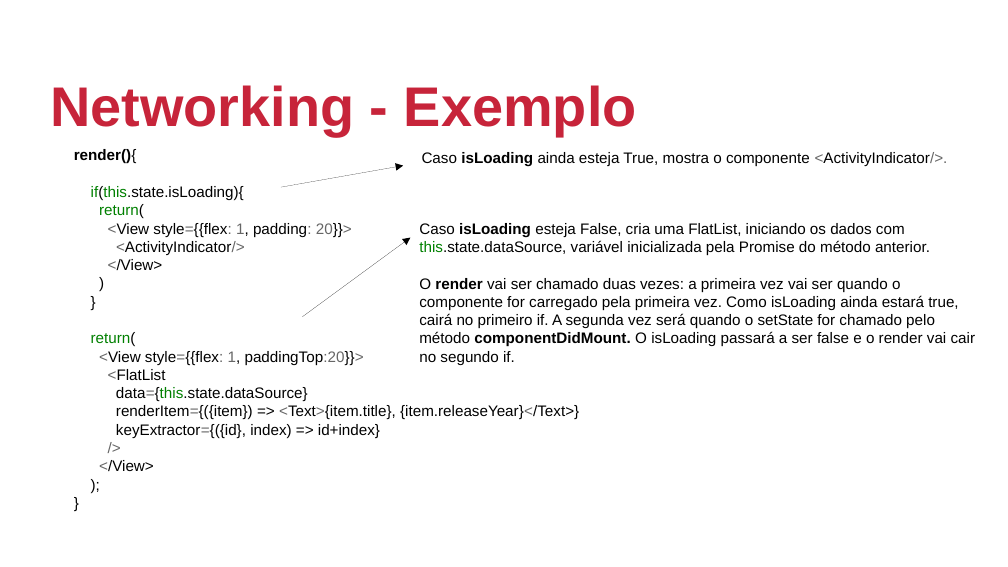
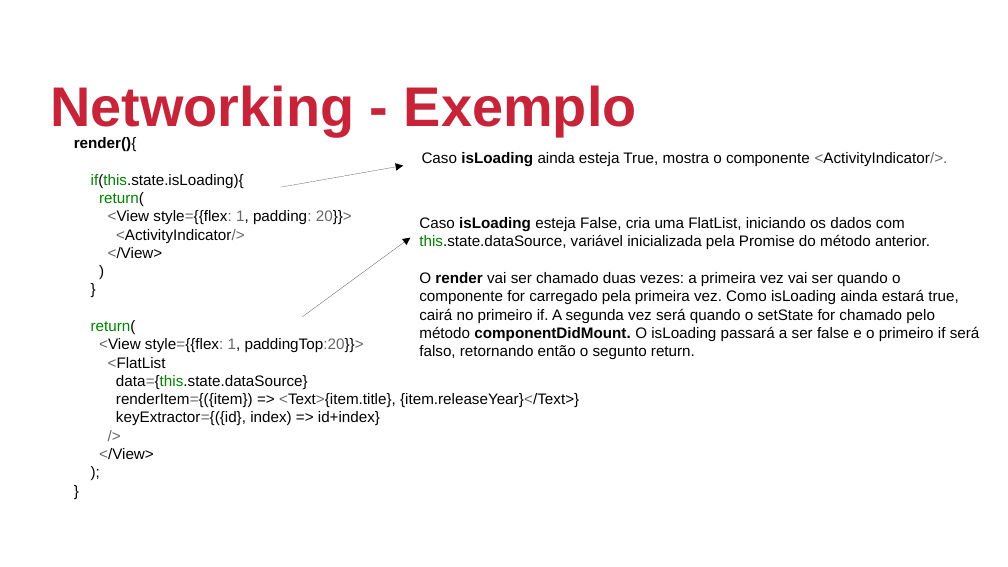
Before and after one commit to johnmagt/PIDM-2019_2, a slide deck: slide 49 of SLIDES/aula02.odp (slide 47 before the commit). Drawn at 1008x567 pixels with LibreOffice and Linux fonts; fonts in the diff are those of the drawing; background and template pictures are left out. Boxes give left, top, right and bottom in pixels: in the first picture for what was removed or moved away, otherwise in the second. Text is boxed around its words. In the diff, an @@ line names an element or a change of style, - is before the commit and + after.

```diff
--- a/SLIDES/aula02.odp
+++ b/SLIDES/aula02.odp
@@ text "render(){" at bbox=[74, 137, 579, 459]: vertical alignment top to middle @@
@@ text "Caso isLoading esteja False, cria ..." at bbox=[419, 217, 980, 359]: vertical alignment top to middle @@
@@ text at bbox=[419, 326, 980, 359]: text changed @@
-método componentDidMount. O isLoading passará a ser false e o render vai cair
-no segundo if.
+método componentDidMount. O isLoading passará a ser false e o primeiro if será
+falso, retornando então o segunto return.
```
Also in this commit, not shown: 31 other slides changed, 2 slides added, 6 other files.
